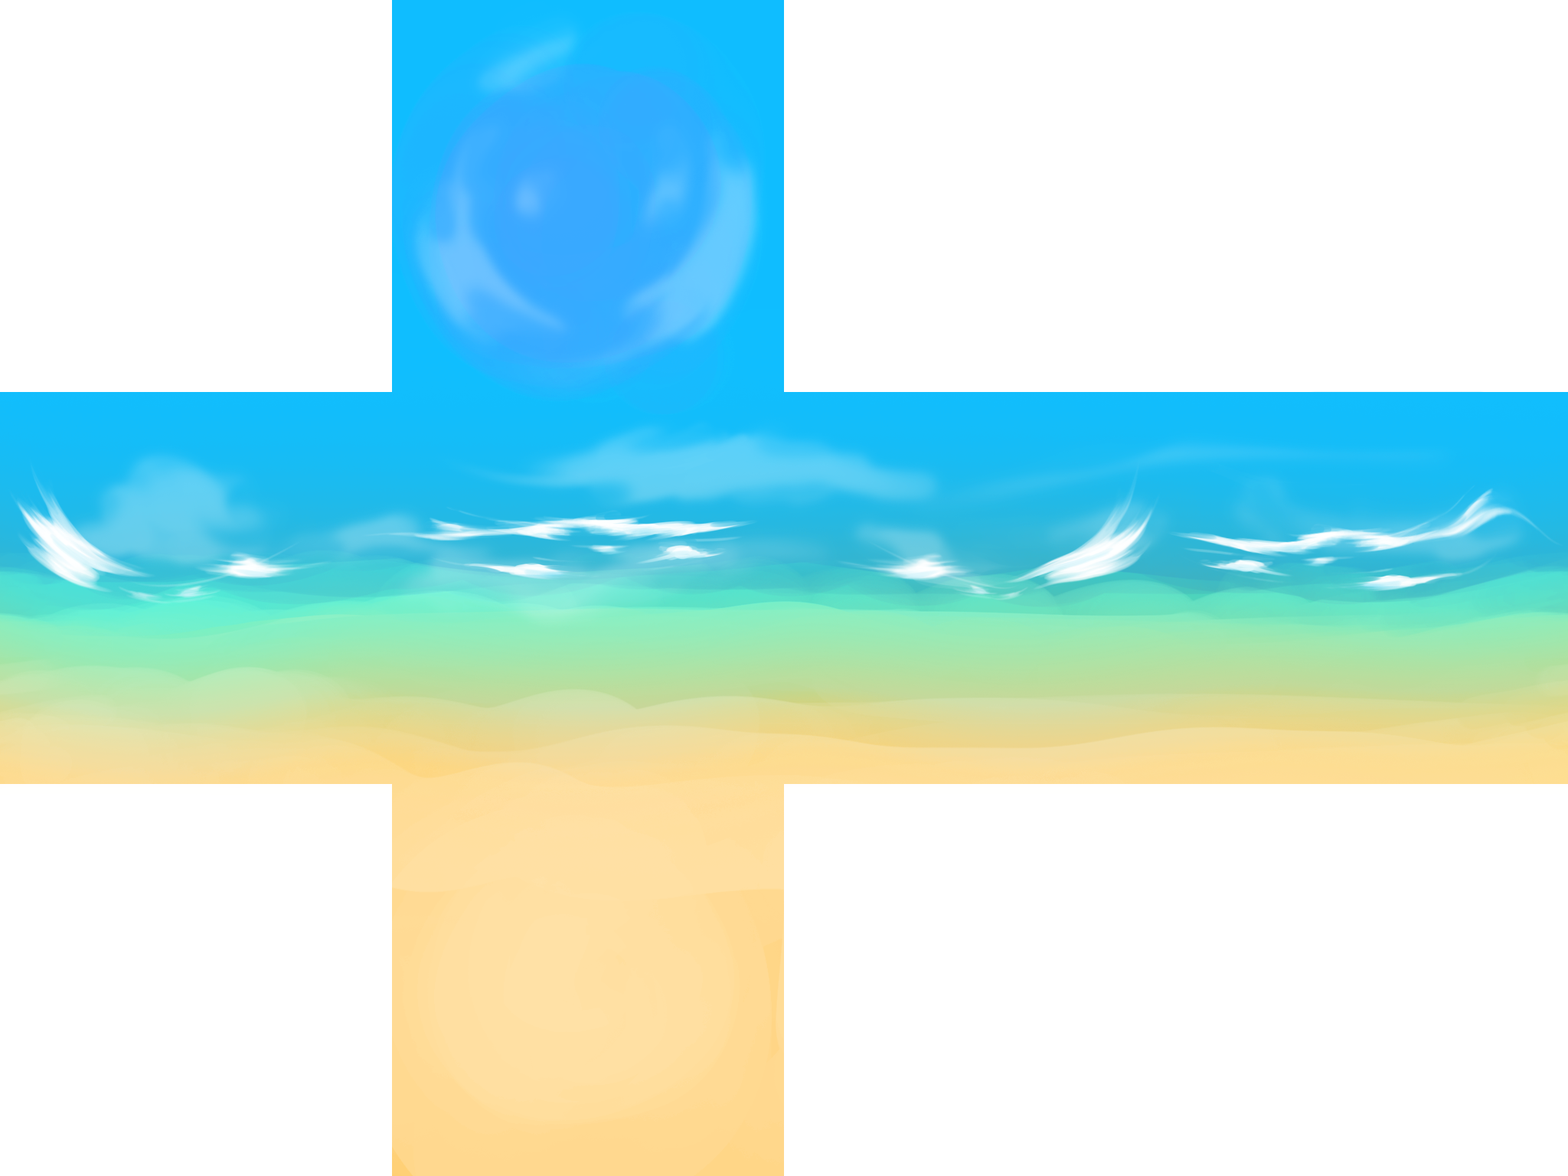
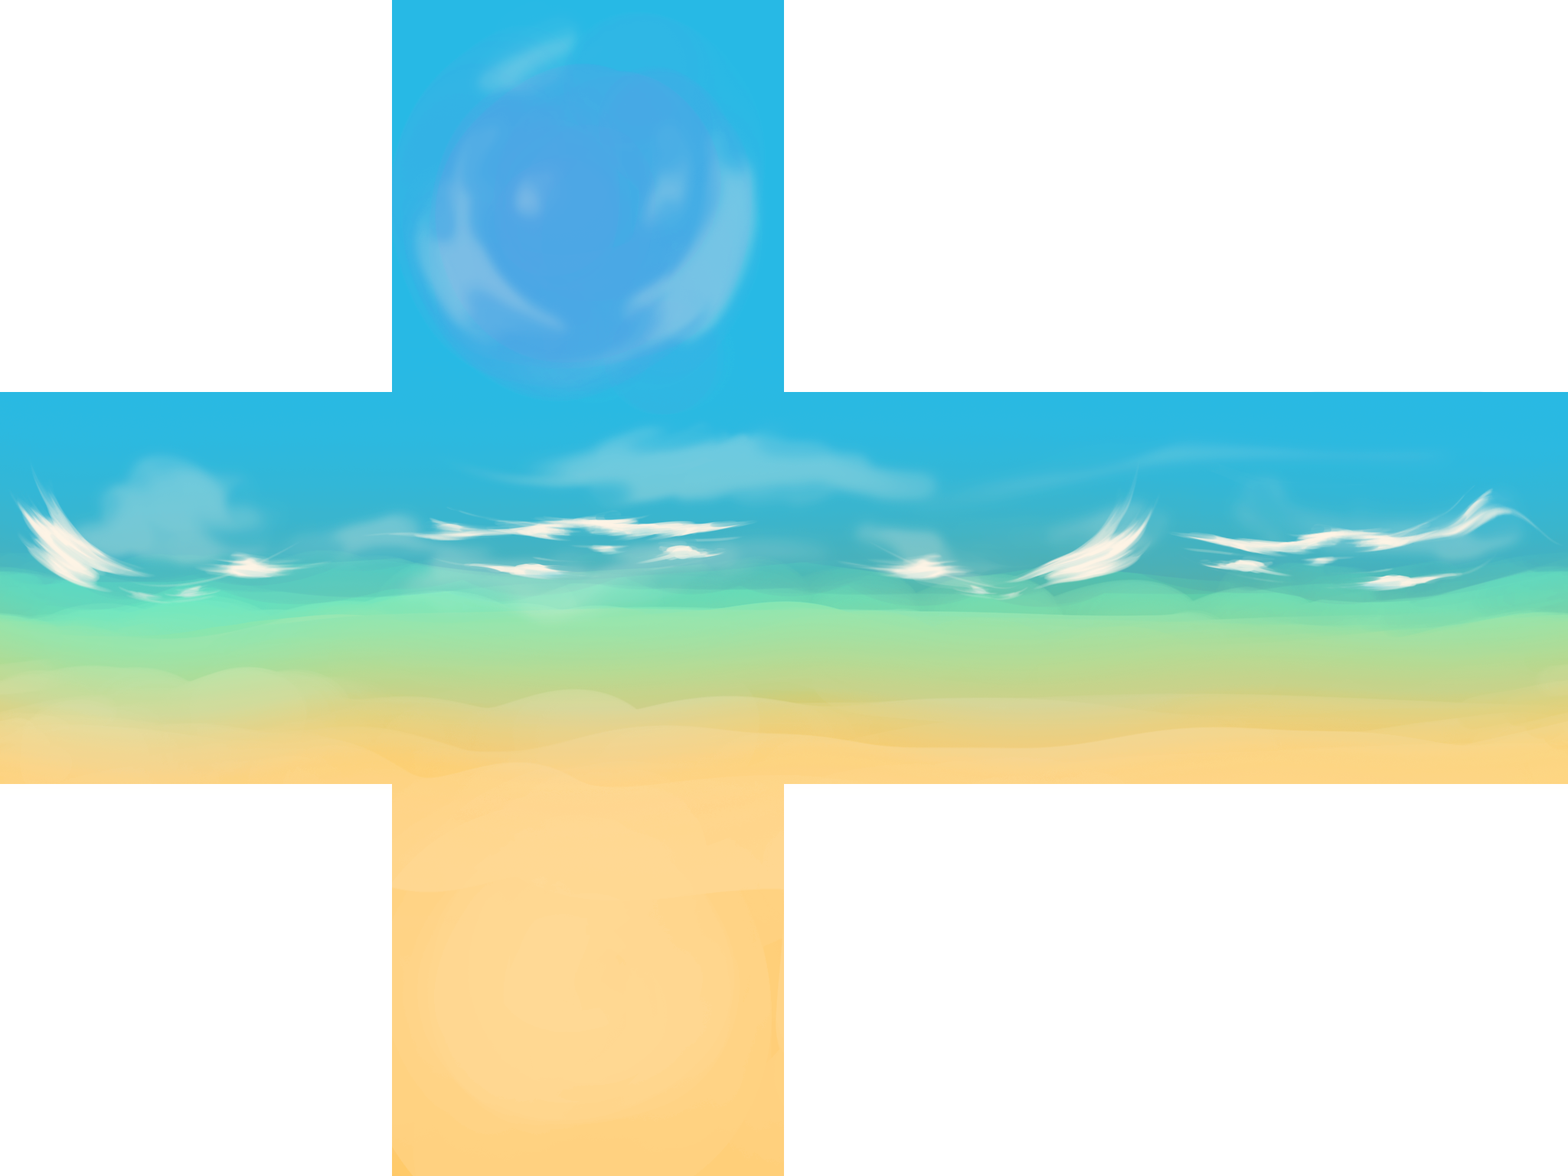
Layers edited between the first and the second 1568 × 1176 image:
added layer "레이어 1" (10%) above "Layer 5 copy" over [0, 0, 1568, 1176]